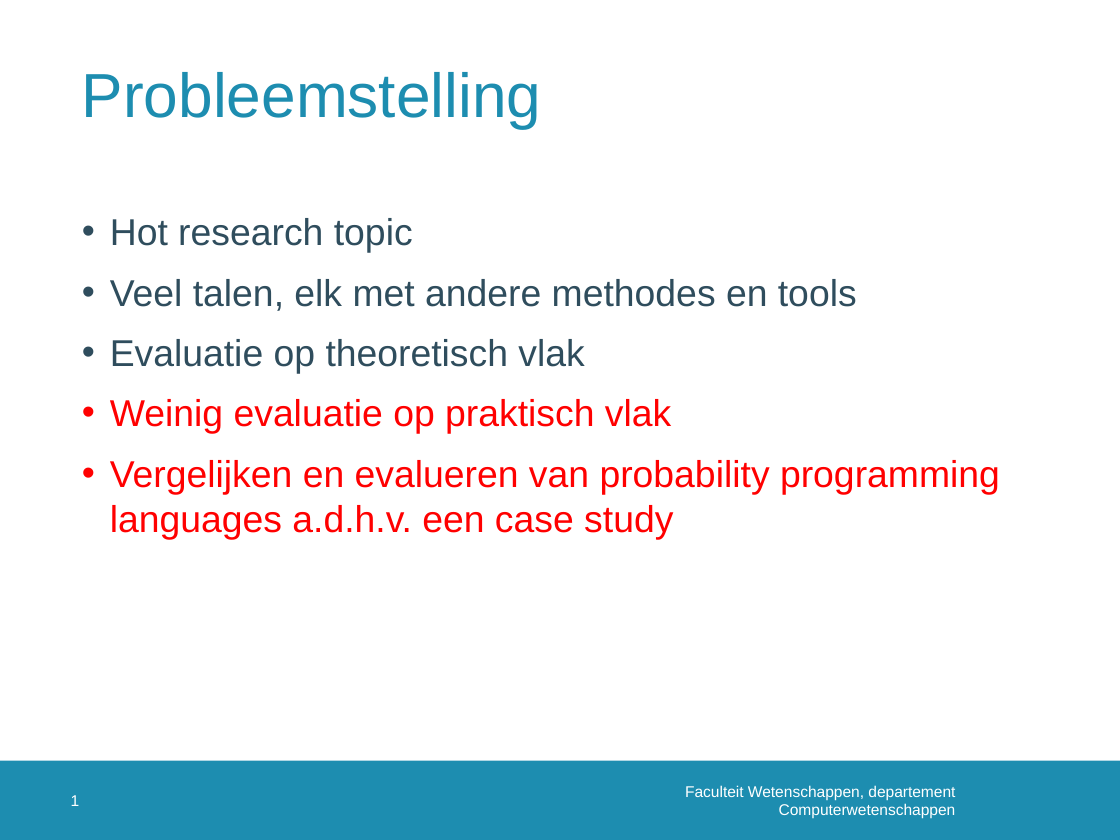
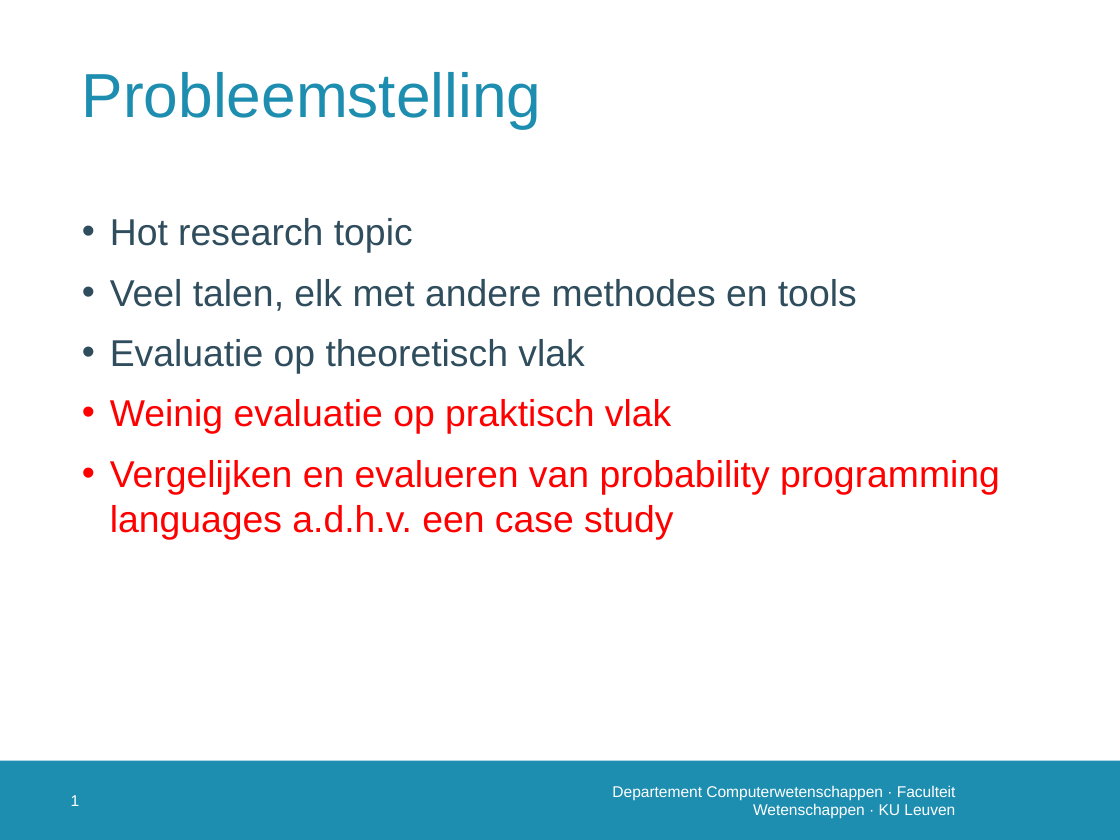
Before and after one commit to susverwimp/T208-Probabilistic-Programming-A-Case-Study, a slide deck: slide 2 of thesis/presentations/first/Probleemstellingv2.pptx. Drawn at 1120x840 pixels with LibreOffice and Linux fonts; fonts in the diff are those of the drawing; background and template pictures are left out. Boxes give left, top, right and bottom in pixels: in the first picture for what was removed or moved away, otherwise in the second. Text is boxed around its words. In the diff, an @@ line names an element or a change of style, - is before the commit and + after.

```diff
--- a/thesis/presentations/first/Probleemstellingv2.pptx
+++ b/thesis/presentations/first/Probleemstellingv2.pptx
@@ text at (x1=612, y1=785, x2=956, y2=819): text changed @@
-Faculteit Wetenschappen, departement Computerwetenschappen
+Departement Computerwetenschappen · Faculteit Wetenschappen · KU Leuven
```
Also in this commit, not shown: 8 other slides changed.
